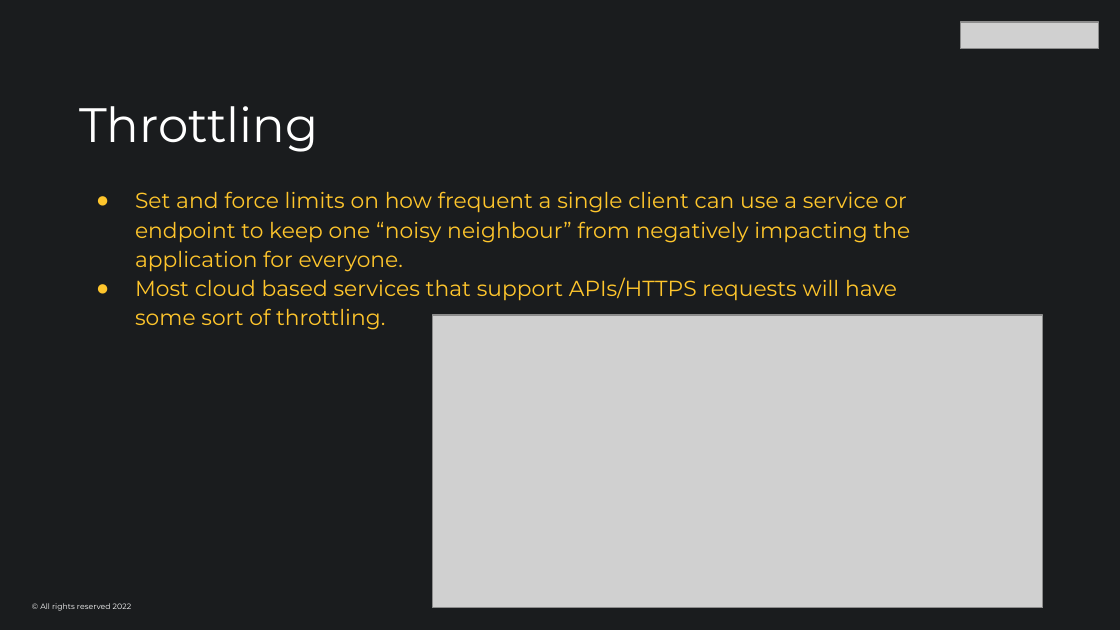
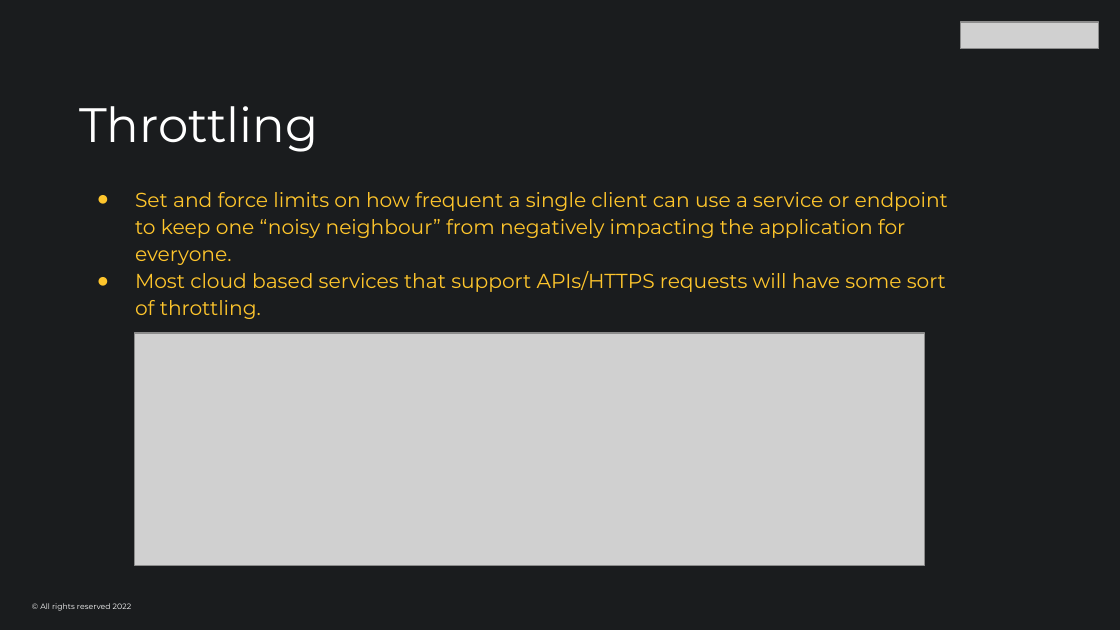
Before and after one commit to dalemorson/mentoring-sessions, a slide deck: slide 6 of 012-Cloud-Design-Patterns/Cloud-Design-Patterns.pptx. Drawn at 1120x630 pixels with LibreOffice and Linux fonts; fonts in the diff are those of the drawing; grey boxes stand for pictures. Boxes give left, top, right and bottom in pixels: in the first picture for what was removed or moved away, otherwise in the second. Text is boxed around its words. In the diff, an @@ line names an element or a change of style, - is before the commit and + after.

Commit message:
updated cloud design patterns files

```diff
--- a/012-Cloud-Design-Patterns/Cloud-Design-Patterns.pptx
+++ b/012-Cloud-Design-Patterns/Cloud-Design-Patterns.pptx
@@ text "Set and force limits on ..." at <box>135,192,948,319</box>: size 14 to 13 pt; indent changed @@
@@ picture: place and size @@
-picture at <box>432,315,1043,607</box>
+picture at <box>134,333,924,566</box>
```
Also in this commit, not shown: 5 other slides changed, 1 slide added, 3 other files.
